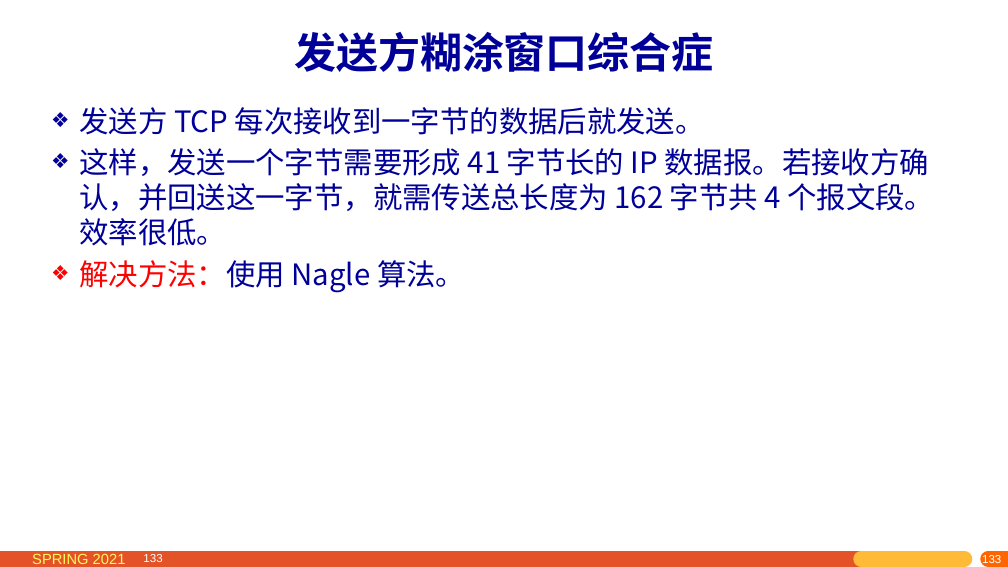
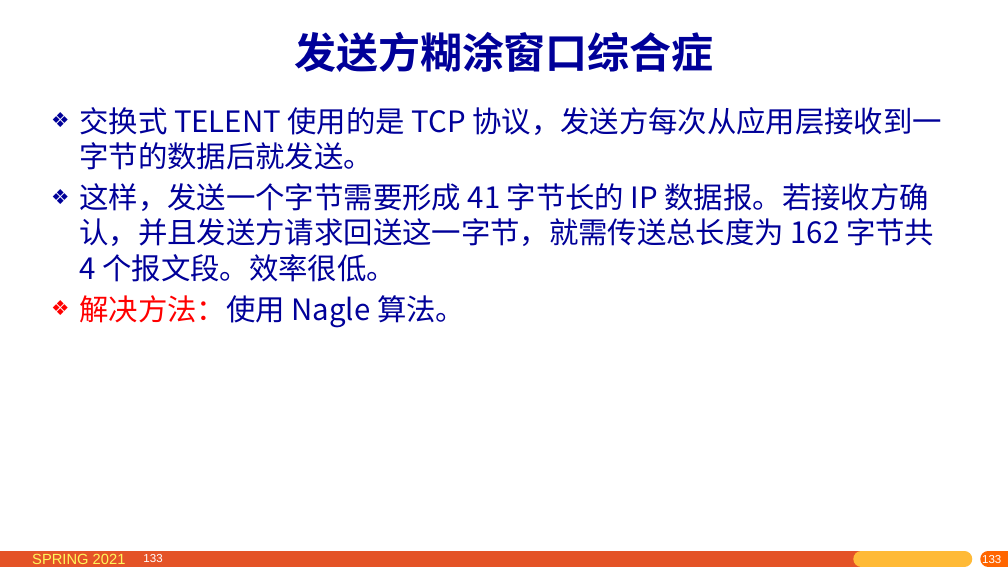
Before and after one commit to network-whu/2021, a slide deck: slide 133 of slides/instruction/05.pptx. Drawn at 1008x567 pixels with LibreOffice and Linux fonts; fonts in the diff are those of the drawing. Boxes give left, top, right and bottom in pixels: in the first picture for what was removed or moved away, otherwise in the second. Text is boxed around its words. In the diff, an @@ line names an element or a change of style, - is before the commit and + after.

Commit message:
minor changes

```diff
--- a/slides/instruction/05.pptx
+++ b/slides/instruction/05.pptx
@@ text at (79, 107, 942, 282): text changed @@
-❖ 发送方 TCP 每次接收到一字节的数据后就发送。
-❖ 这样，发送一个字节需要形成 41 字节长的 IP 数据报。若接收方确认，并回送这一字节，就需传送总长度为 162 字节共 4 个报文段。效率很低。
+❖ 交换式 TELENT 使用的是 TCP 协议，发送方每次从应用层接收到一字节的数据后就发送。
+❖ 这样，发送一个字节需要形成 41 字节长的 IP 数据报。若接收方确认，并且发送方请求回送这一字节，就需传送总长度为 162 字节共 4 个报文段。效率很低。
```
Also in this commit, not shown: 5 other slides changed.
